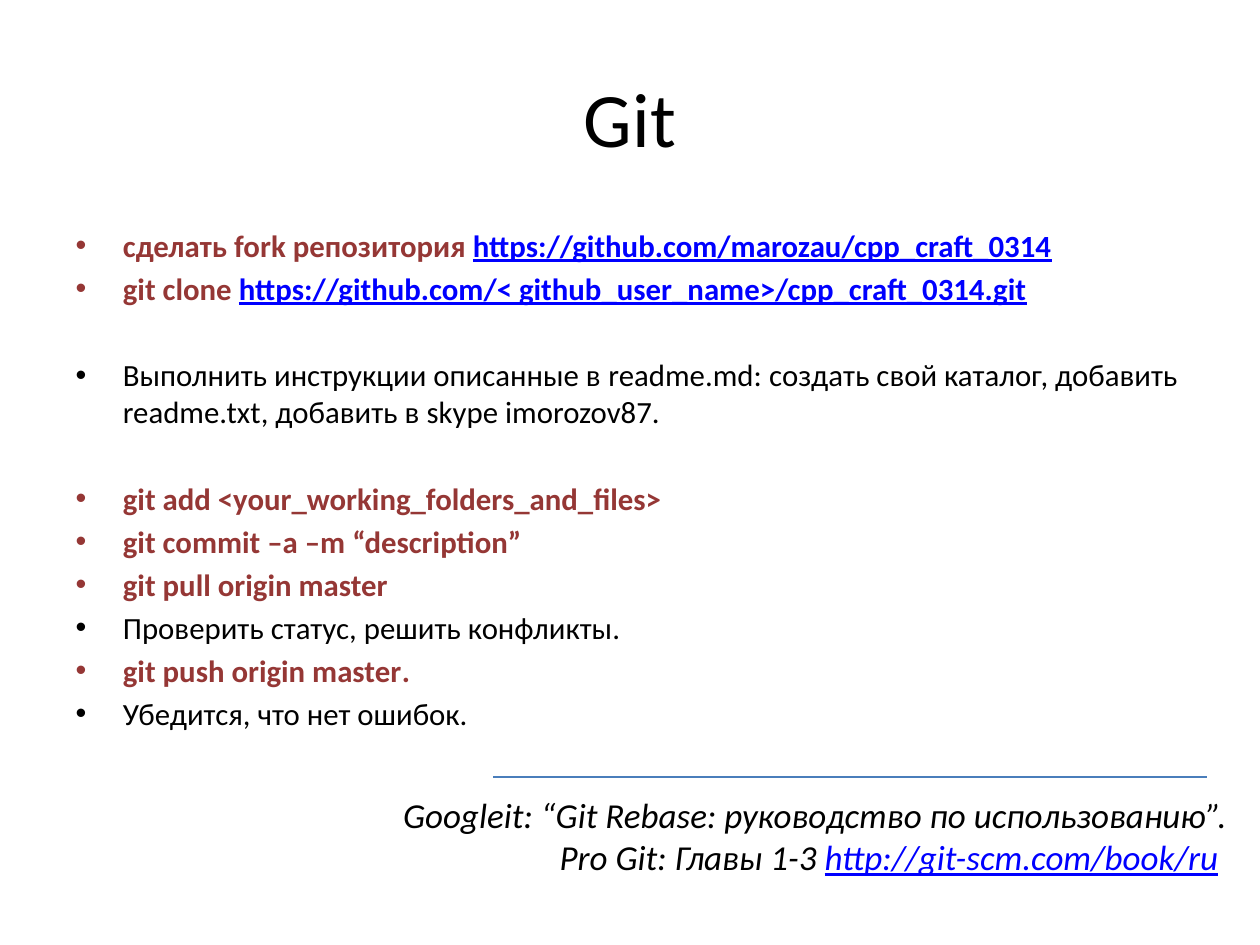
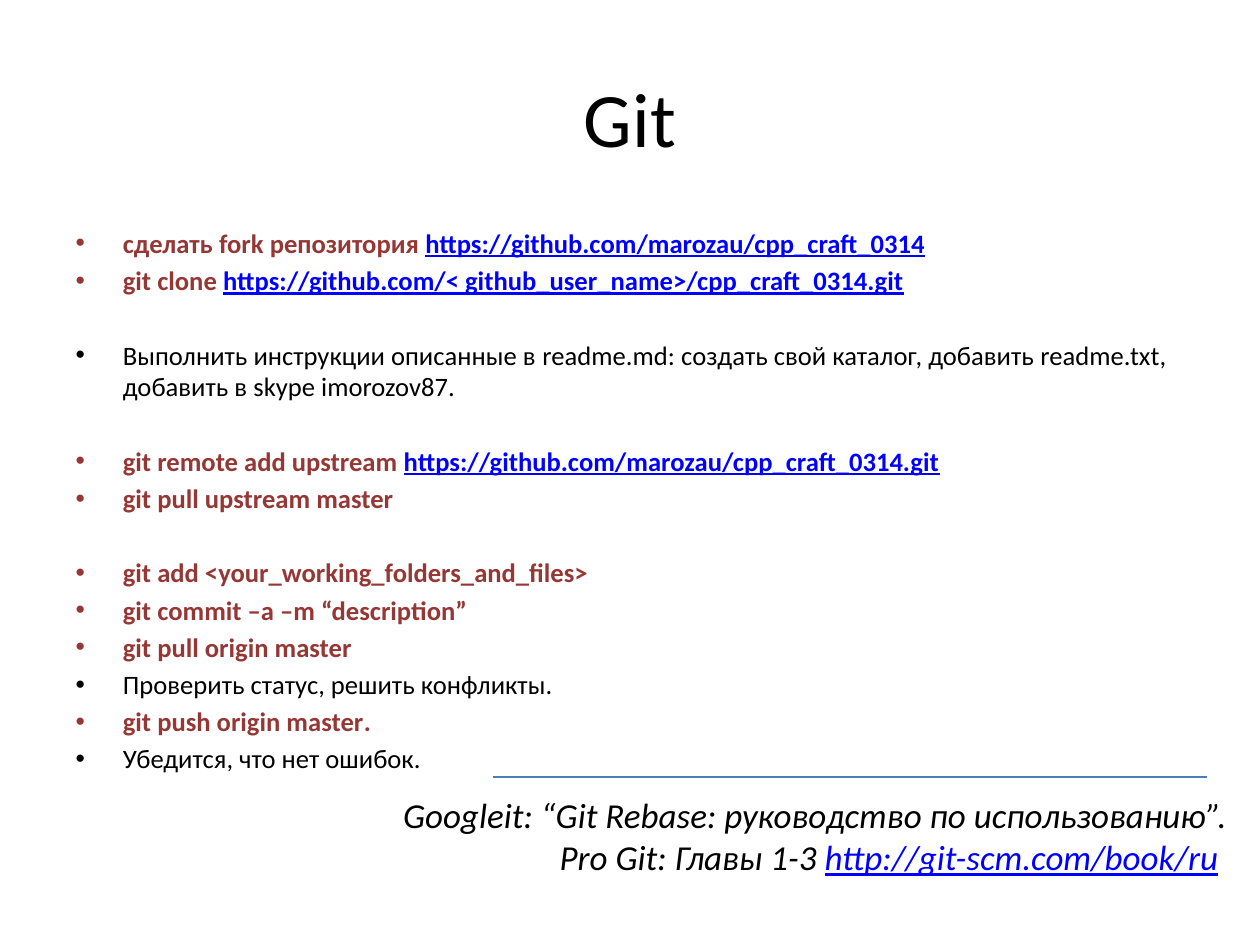
Before and after one commit to marozau/cpp_craft_0314, a slide deck: slide 5 of lections/1/cpp_craft_intro.pptx. Drawn at 1260x945 pixels with LibreOffice and Linux fonts; fonts in the diff are those of the drawing. Boxes give left, top, right and bottom in pixels: in the first picture for what was removed or moved away, otherwise in the second. Text is boxed around its words. In the diff, an @@ line names an element or a change of style, - is before the commit and + after.

Commit message:
updated intro

```diff
--- a/lections/1/cpp_craft_intro.pptx
+++ b/lections/1/cpp_craft_intro.pptx
@@ text at box(123, 234, 1166, 699): size 17.6 to 15.2 pt in "сделать fork репозитория https://github.com/marozau/cpp_craf ...", "git clone https://github.com/< github_user_name>/cpp_craft_0 ...", "Выполнить инструкции описанные в readme.md: создать свой ...", "git add <your_working_folders_and_files>" and 5 more places @@
@@ text at box(123, 452, 939, 513): paragraphs added @@
+• git remote add upstream https://github.com/marozau/cpp_craft_0314.git
+• git pull upstream master
```
